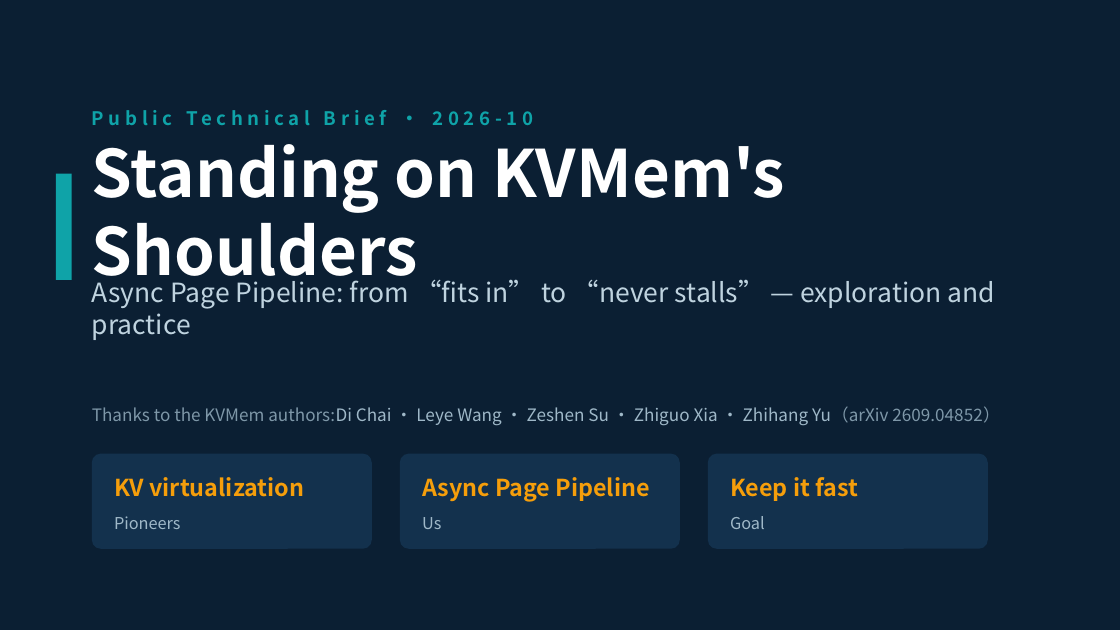
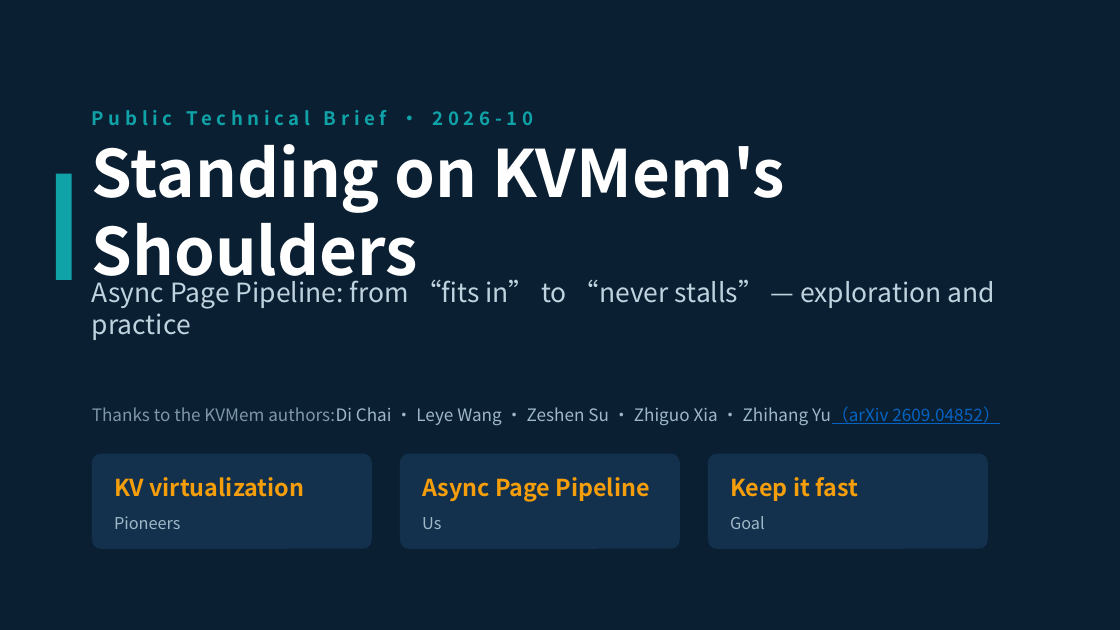
Before and after one commit to paicat1/Ninfer-KVMem-Async, a slide deck: slide 1 of docs/Async-Page-Pipeline-Technical-Brief.pptx. Drawn at 1120x630 pixels with LibreOffice and Linux fonts; fonts in the diff are those of the drawing. Boxes give left, top, right and bottom in pixels: in the first picture for what was removed or moved away, otherwise in the second. Text is boxed around its words. In the diff, an @@ line names an element or a change of style, - is before the commit and + after.

```diff
--- a/docs/Async-Page-Pipeline-Technical-Brief.pptx
+++ b/docs/Async-Page-Pipeline-Technical-Brief.pptx
@@ text "Thanks to the KVMem authors:Di ..." at [92, 406, 1000, 425]: text colour #7E97A8 to #0563C1, underline on in "Yu（arXiv 2609.04852）" @@
```
Also in this commit, not shown: 1 other slide changed, 4 other files.
